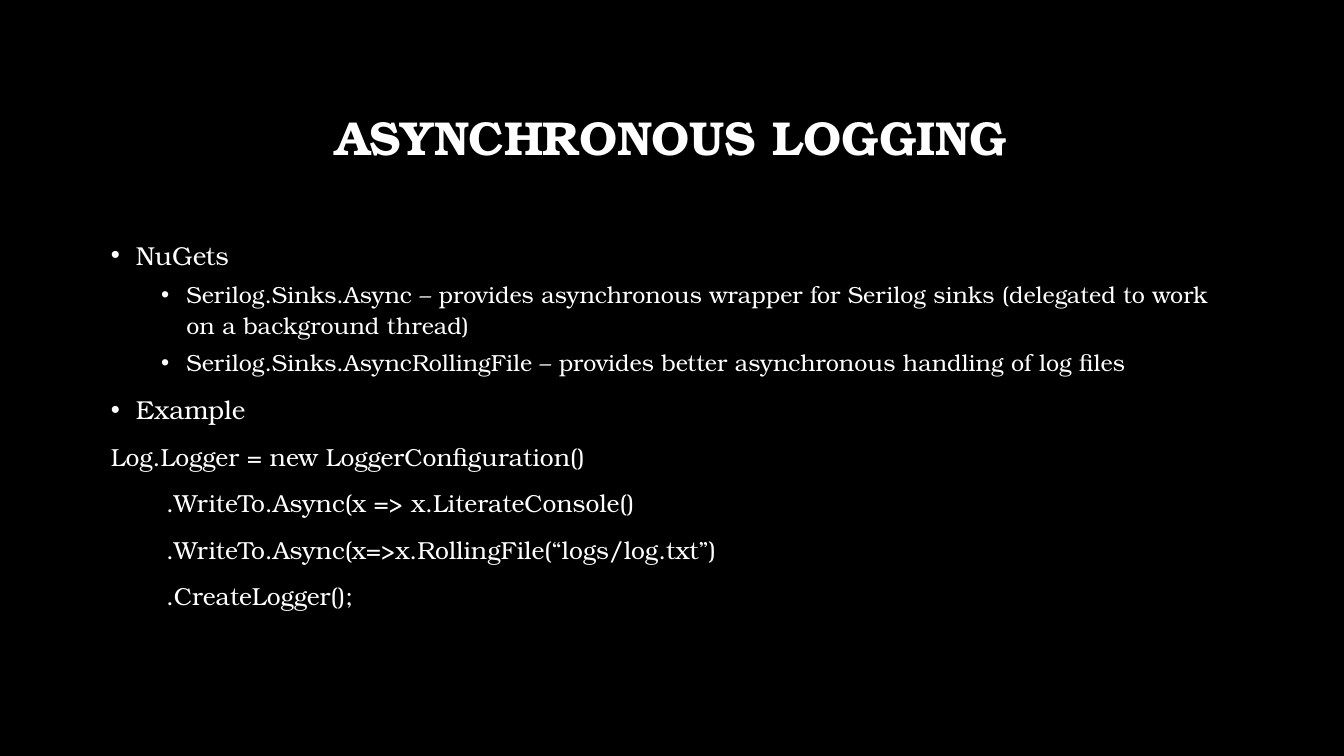
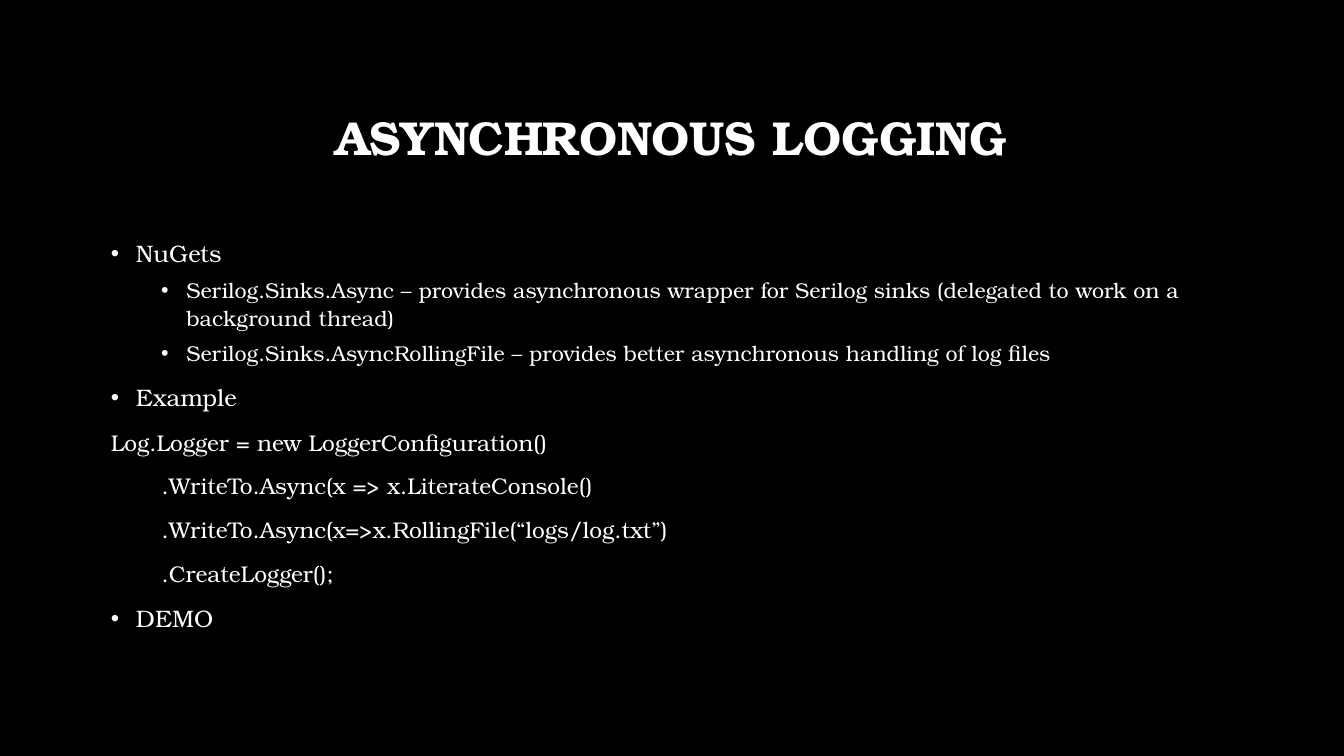
Before and after one commit to korz/SerilogLoggingAllGrownUp, a slide deck: slide 18 of SerilogLoggingAllGrownUp.pptx (slide 14 before the commit). Drawn at 1344x756 pixels with LibreOffice and Linux fonts; fonts in the diff are those of the drawing; background and template pictures are left out. Boxes give left, top, right and bottom in pixels: in the first picture for what was removed or moved away, otherwise in the second. Text is boxed around its words. In the diff, an @@ line names an element or a change of style, - is before the commit and + after.

```diff
--- a/SerilogLoggingAllGrownUp.pptx
+++ b/SerilogLoggingAllGrownUp.pptx
@@ text at [111, 245, 1178, 587]: size 18.5 to 17 pt in "NuGets", "Example"; size 16.6 to 15.3 pt in "Serilog.Sinks.Async – provides asynchronous wrapper for Seri ...", "Serilog.Sinks.AsyncRollingFile – provides better asynchronou ..."; size 17.6 to 16.1 pt in "Log.Logger = new LoggerConfiguration()", ".WriteTo.Async(x => x.LiterateConsole()", ".WriteTo.Async(x=>x.RollingFile(“logs/log.txt”)", ".CreateLogger();" @@
@@ text at [136, 610, 213, 628]: paragraph added @@
+• DEMO
```
Also in this commit, not shown: 2 other slides changed, 3 slides added, 50 other files.
